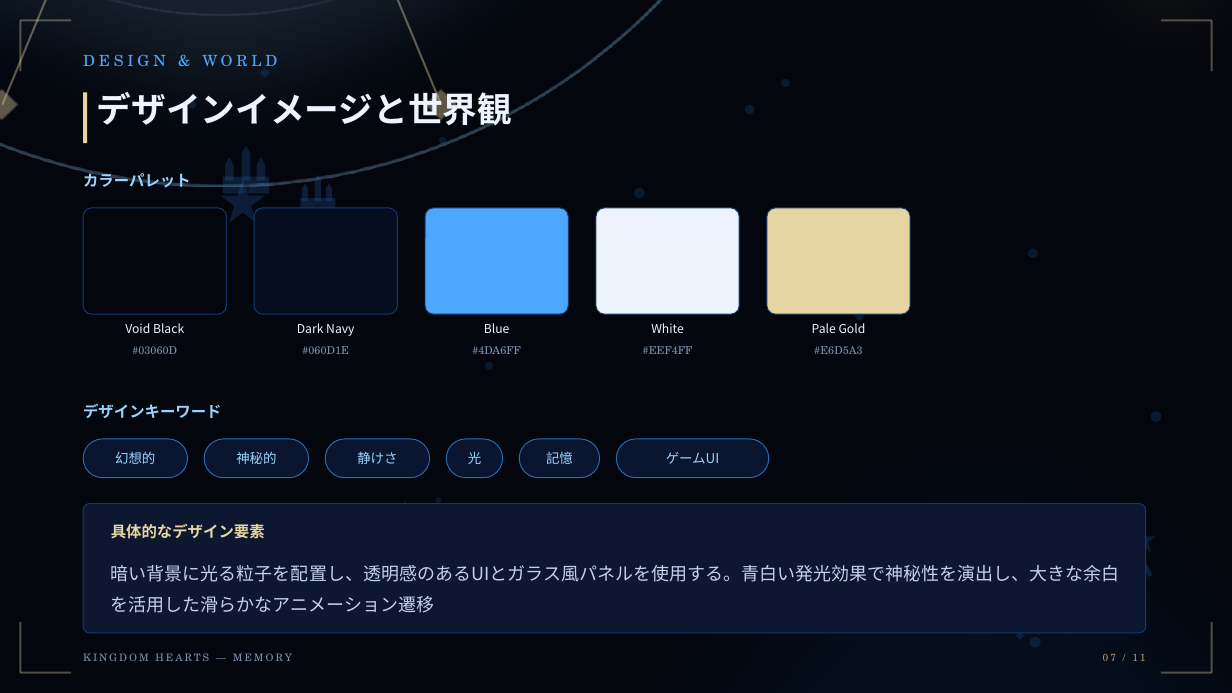
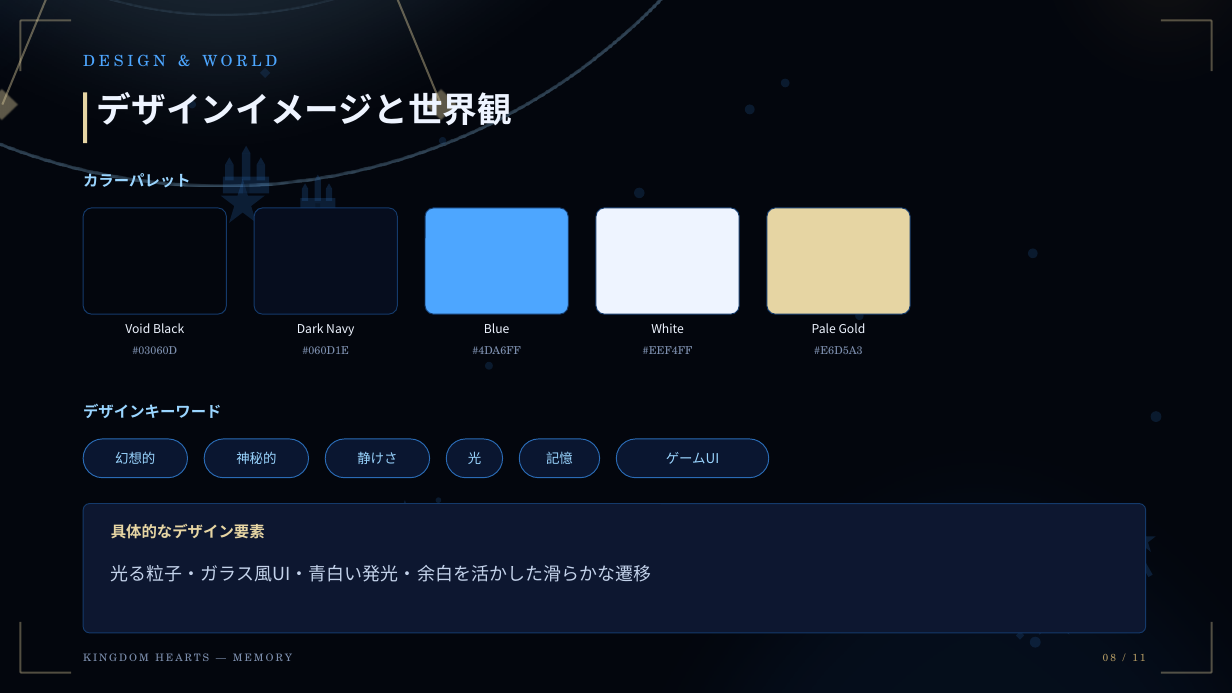
Before and after one commit to LXirgil/kh_mem, a slide deck: slide 8 of KINGDOM HEARTS — MEMORY_企画書.pptx (slide 7 before the commit). Drawn at 1232x693 pixels with LibreOffice and Linux fonts; fonts in the diff are those of the drawing. Boxes give left, top, right and bottom in pixels: in the first picture for what was removed or moved away, otherwise in the second. Text is boxed around its words. In the diff, an @@ line names an element or a change of style, - is before the commit and + after.

```diff
--- a/KINGDOM HEARTS — MEMORY_企画書.pptx
+++ b/KINGDOM HEARTS — MEMORY_企画書.pptx
@@ text at <box>111,565,651,582</box>: text changed @@
-暗い背景に光る粒子を配置し、透明感のあるUIとガラス風パネルを使用する。青白い発光効果で神秘性を演出し、大きな余白を活用した滑らかなアニメーション遷移
+光る粒子・ガラス風UI・青白い発光・余白を活かした滑らかな遷移
@@ text at <box>1103,654,1145,661</box>: text changed @@
-07 / 11
+08 / 11
```
Also in this commit, not shown: 9 other slides changed, 1 slide added, 1 slide removed.
